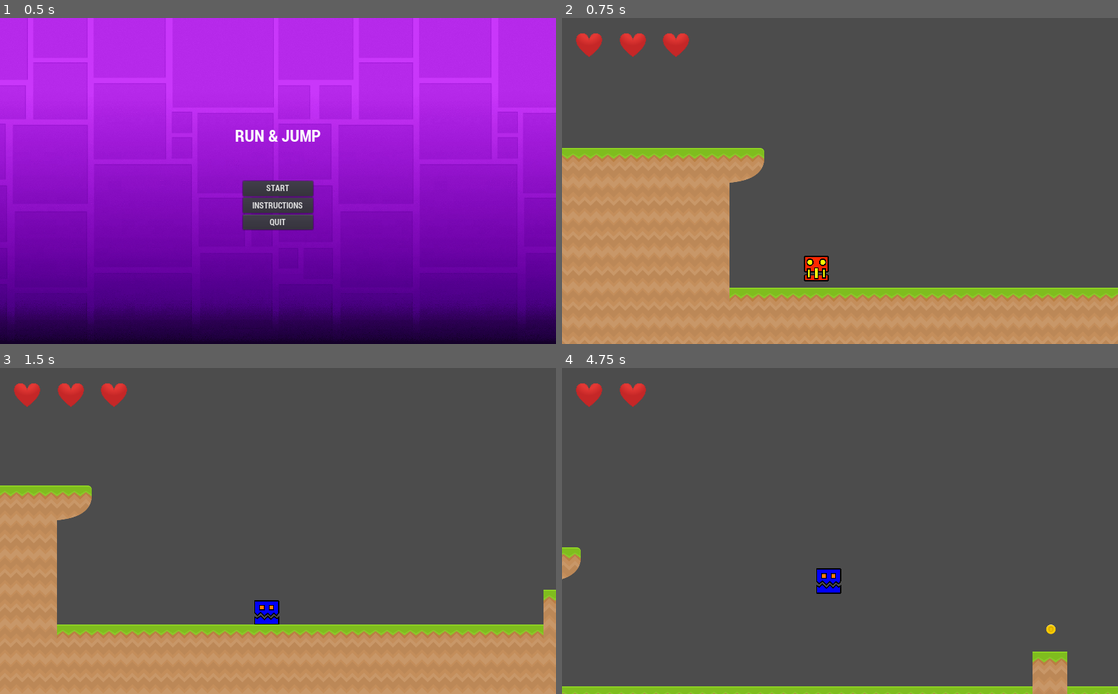
Above: before the commit, frames 1-4 (two rows, left to right).
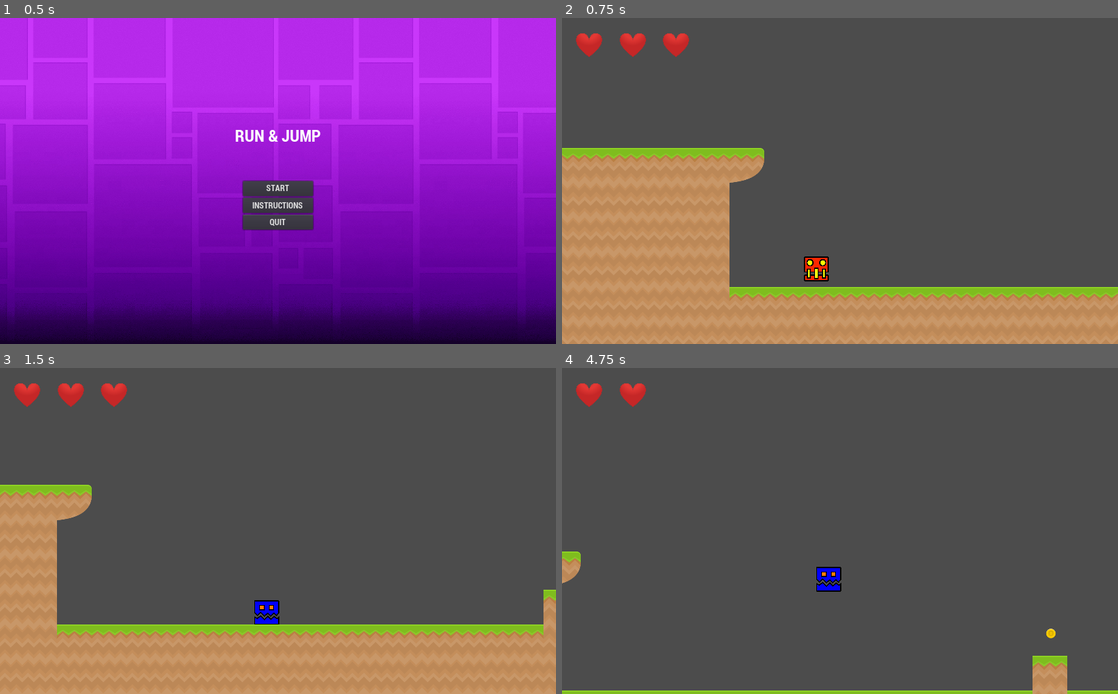
Above: after the commit, the same moments.

Repository: BianchiniMaxi/Programacion-de-Videojuegos-3--Bianchini-Maxi
Game: Godot game, scene res://Scenes/Menu.tscn
Two runs of this game, one before a commit and one after it. Both use one fixed random seed, a clock stepped at 60 frames per second and the inputs below.
Inputs:
- Up to frame 1 (0.5 s): no input
- Up to frame 2 (0.75 s): click "START" at 0.5 s
- Up to frame 3 (1.5 s): tap Keypad 2 (ui_number_2) at 1.35 s
- Up to frame 4 (4.75 s): tap Space (ui_jump) at 1.52, 1.55, 1.82, 2.1, 2.27, 2.57, 3.05, 3.77, 4.07, 4.35, 4.52 s; tap Keypad 2 (ui_number_2) at 2.3, 2.85, 3.6 s

Frame 1 is identical in both runs. In frame 2, 0.4% of the frame differs, in the area x 30-100%, y 72-87%; in frame 3, less than 0.1%; in frame 4, 2.0%, in the area x 0-100%, y 55-100%.

Commit message:
Update Jugador.gd

Diff:
--- a/MyProyectGodot/Sripts/Jugador.gd
+++ b/MyProyectGodot/Sripts/Jugador.gd
@@ -1,6 +1,6 @@
 extends KinematicBody2D
 
-export (int) var gravedad = 2000
+export (int) var gravedad = 2200
 export (int) var velocidad_correr = 600
 export (int) var fuerza_salto = -850
 
@@ -27,7 +27,7 @@
 
 	if Input.is_action_just_pressed("ui_jump"):
 		if is_on_floor():
-			gravedad = 2000
+			gravedad = 2200
 			velocidad.y = fuerza_salto
 			salto = true
 
@@ -41,7 +41,7 @@
 		#get_parent().modificar_numero_cambios()
 		$Sprite.texture = textura2
 		velocidad_correr = 600
-		fuerza_salto = -1300
+		fuerza_salto = -1400
 		#personajeSkin = 2
 	if Input.is_action_just_pressed("ui_number_3"): #&& personajeSkin != 3:
 		#get_parent().modificar_numero_cambios()
